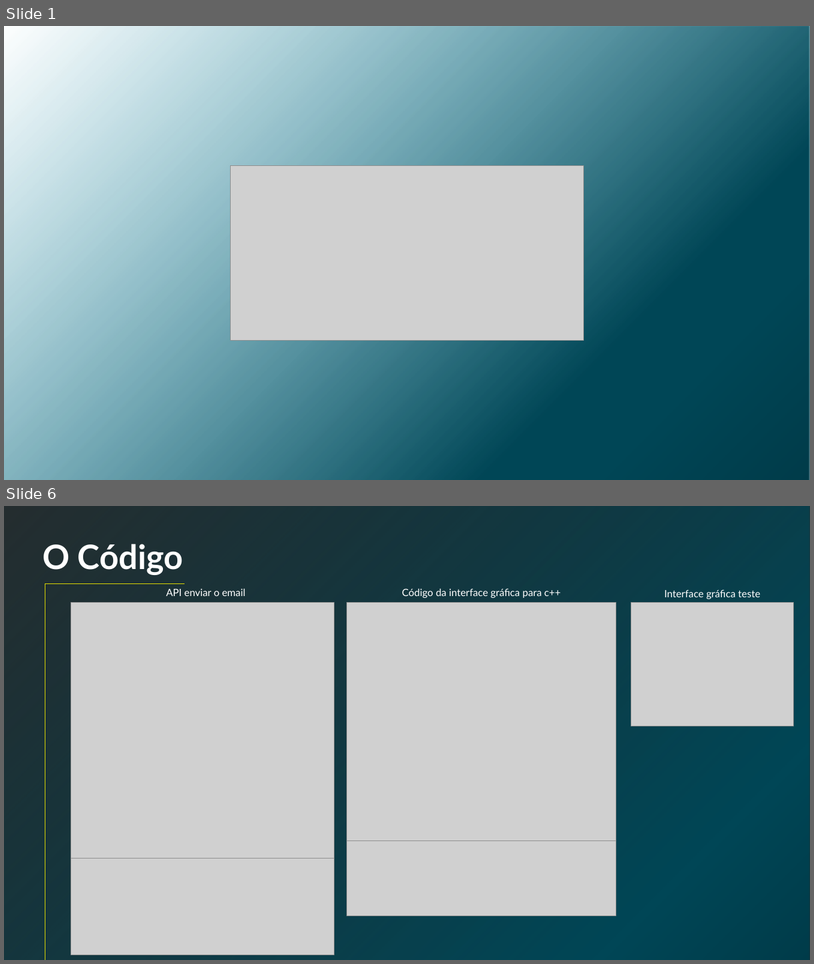
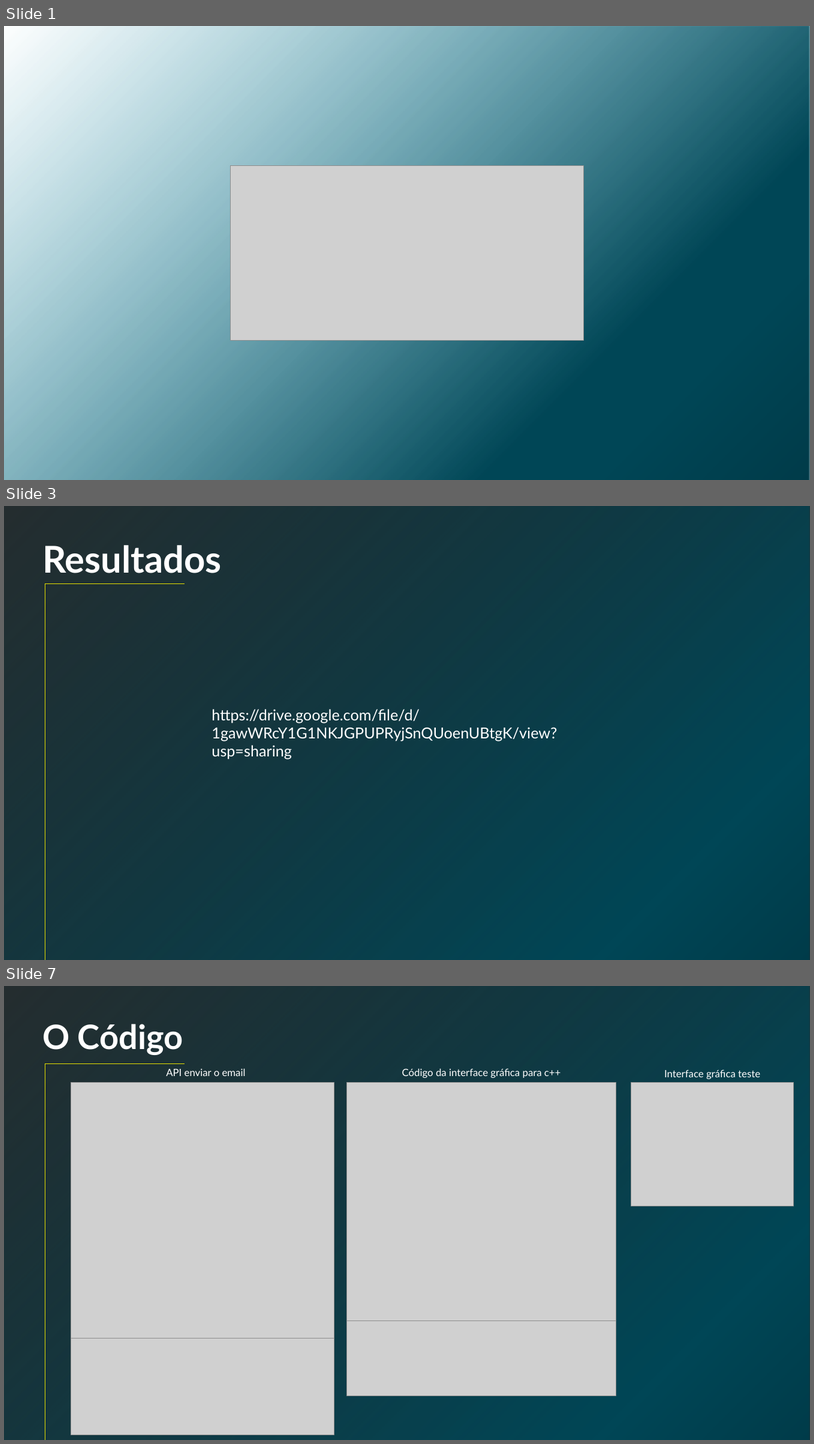
Before and after one commit to GianLucena/batimento-cardiaco, a slide deck: academy coding/Apresentação Final .pptx. Shown one above the other, each under a label of ours: slides 1 and 6 before the commit, slides 1, 3 and 7 after it; the slides between them are not shown. The pictures are 814x964 and 814x1444 pixels, drawn with LibreOffice and Linux fonts; fonts in the diff are those of the drawing; grey boxes stand for pictures; background and template pictures are left out; a plain dark background stands for a picture behind light text. Boxes give left, top, right and bottom in pixels: in the first picture for what was removed or moved away, otherwise in the second. Text is boxed around its words. In the diff, an @@ line names an element or a change of style, - is before the commit and + after.

```diff
--- a/academy coding/Apresentação Final .pptx
+++ b/academy coding/Apresentação Final .pptx
@@ slide 3 added at (x1=4, y1=506, x2=810, y2=960), background picture (left out) @@
@@ rectangle added at (x1=4, y1=506, x2=810, y2=960), fill gradient #003B49 to #004656 @@
@@ text added at (x1=42, y1=545, x2=222, y2=573), 44 pt, text #FFFFFF, bold @@
+Resultados
@@ line added from (45, 584) to (45, 960), #E8E100 1 pt @@
@@ line added from (184, 584) to (45, 584), #E8E100 1 pt @@
@@ text added at (x1=212, y1=709, x2=557, y2=759), 18 pt, text #FFFFFF @@
+https://drive.google.com/file/d/1gawWRcY1G1NKJGPUPRyjSnQUoenUBtgK/view?usp=sharing
@@ what was slide 6 is now slide 7 @@
```
Also in this commit, not shown: 1 slide changed, 3 other slides added, 3 slides removed, 40 other files.
